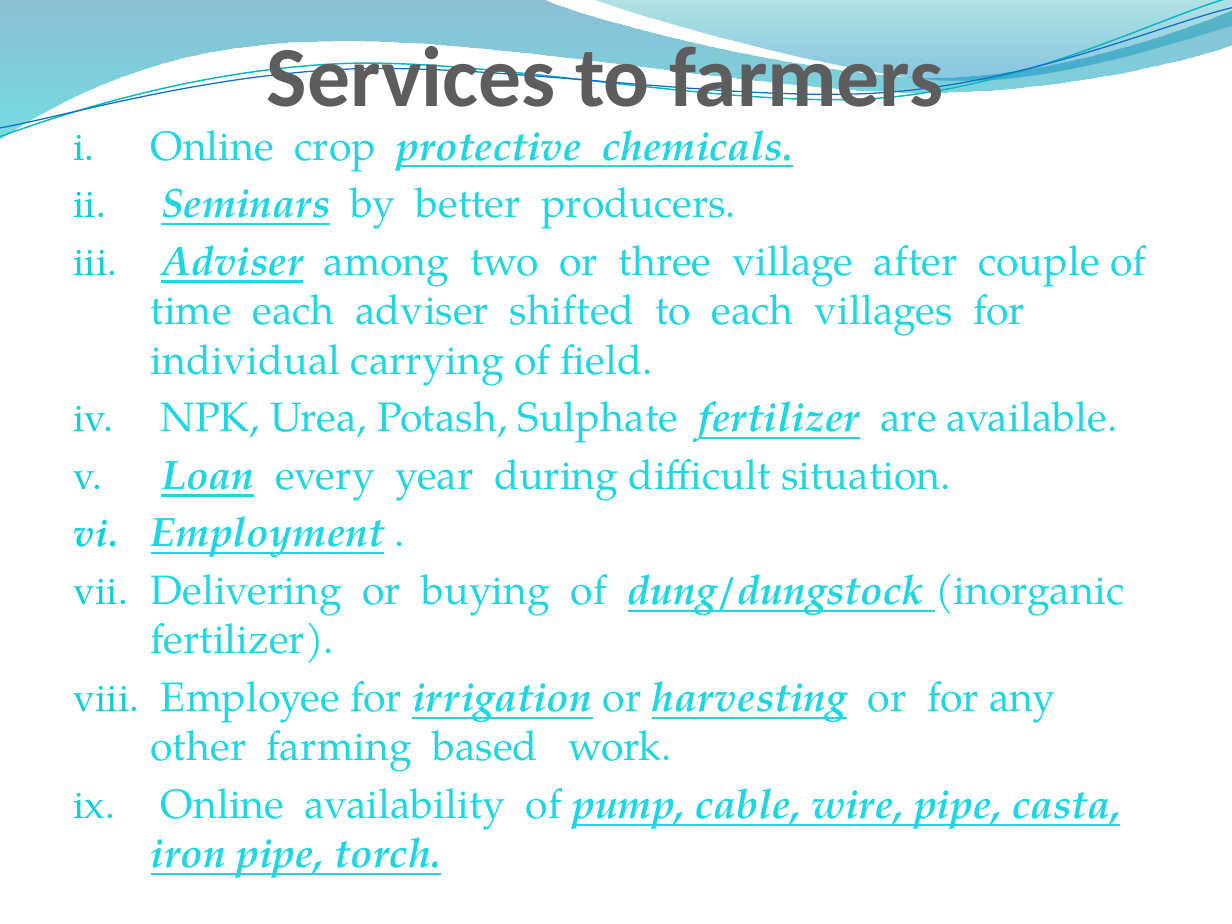
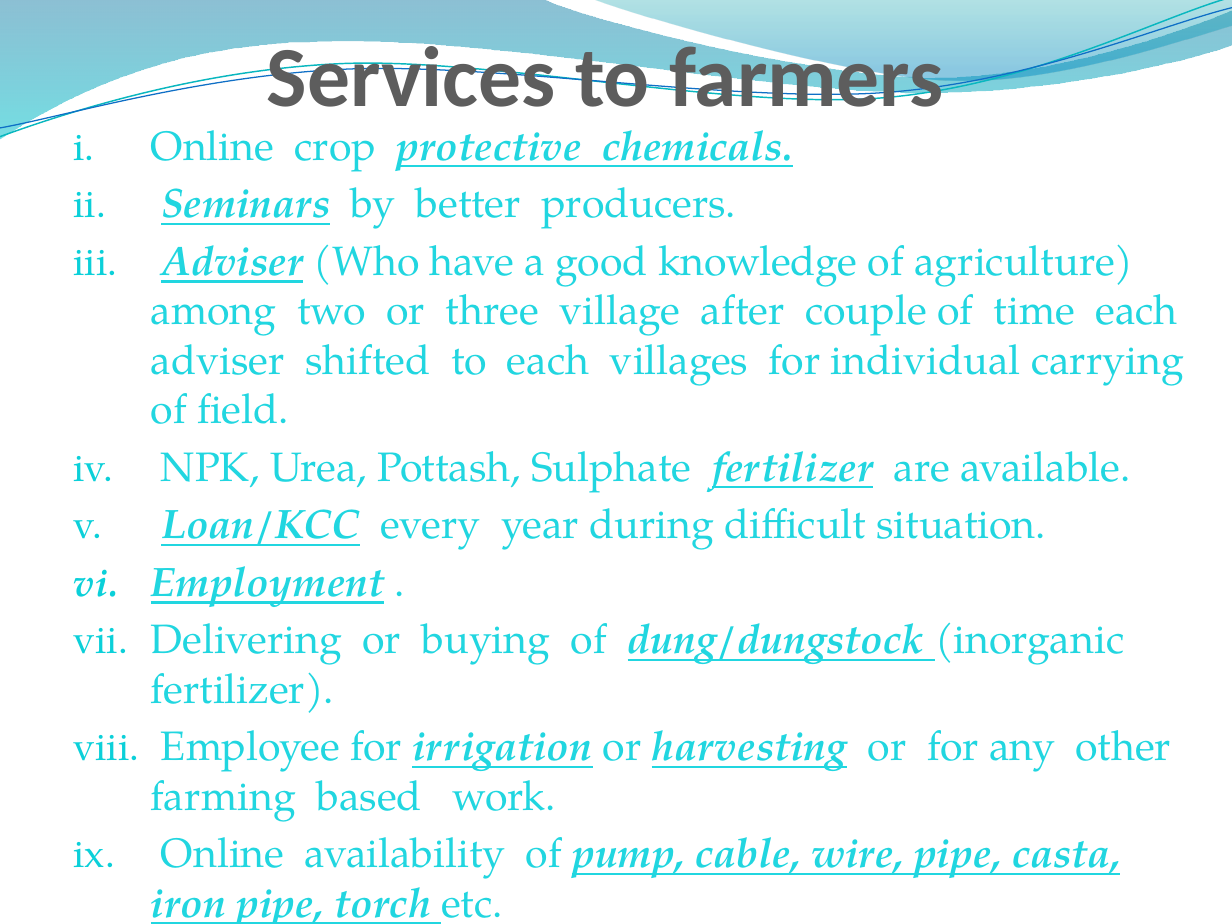
Before and after one commit to anilsinghchawda/project, a slide deck: slide 7 of project.pptx. Drawn at 1232x924 pixels with LibreOffice and Linux fonts; fonts in the diff are those of the drawing; background and template pictures are left out. Boxes give left, top, right and bottom in pixels: in the first picture for what was removed or moved away, otherwise in the second. Text is boxed around its words. In the diff, an @@ line names an element or a change of style, - is before the commit and + after.

Commit message:
ppt

```diff
--- a/project.pptx
+++ b/project.pptx
@@ text at [151,244,1184,550]: text changed @@
-iii. Adviser among two or three village after couple of time each adviser shifted to each villages for individual carrying of field.
-iv. NPK, Urea, Potash, Sulphate fertilizer are available.
-v. Loan every year during difficult situation.
+iii. Adviser (Who have a good knowledge of agriculture) among two or three village after couple of time each adviser shifted to each villages for individual carrying of field.
+iv. NPK, Urea, Pottash, Sulphate fertilizer are available.
+v. Loan/KCC every year during difficult situation.
@@ text at [151,837,1120,924]: text changed @@
-ix. Online availability of pump, cable, wire, pipe, casta, iron pipe, torch.
+ix. Online availability of pump, cable, wire, pipe, casta, iron pipe, torch etc.
```
Also in this commit, not shown: 1 other slide changed, 3 slides added.
